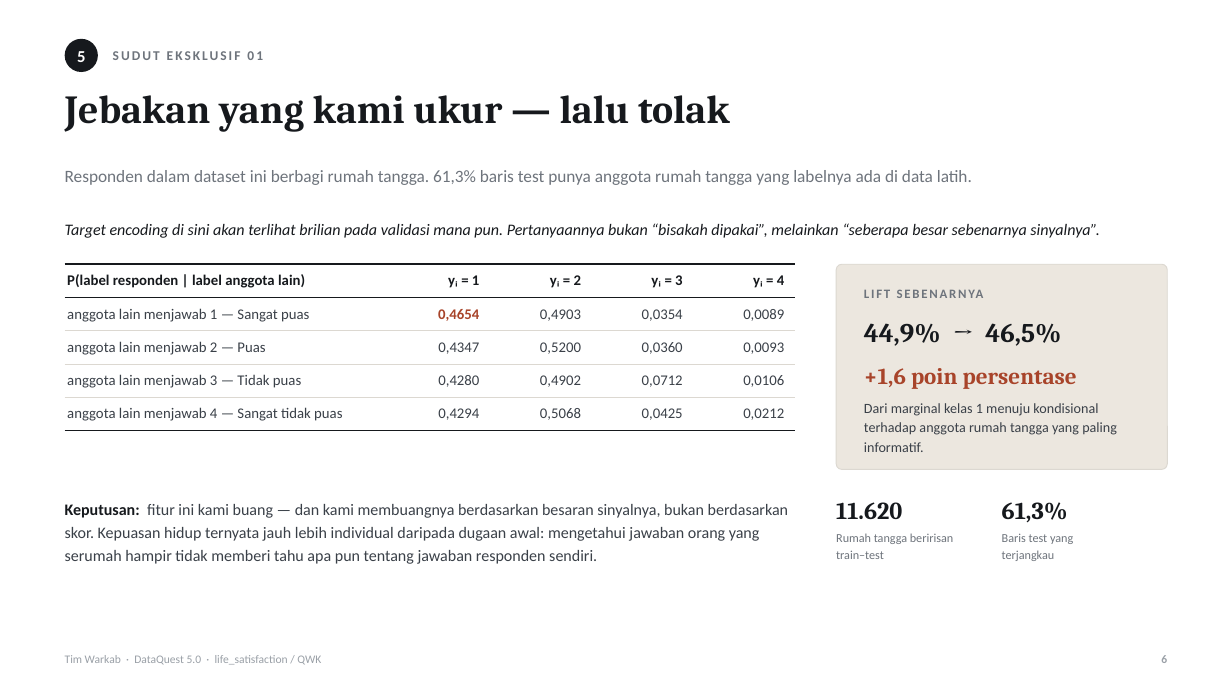
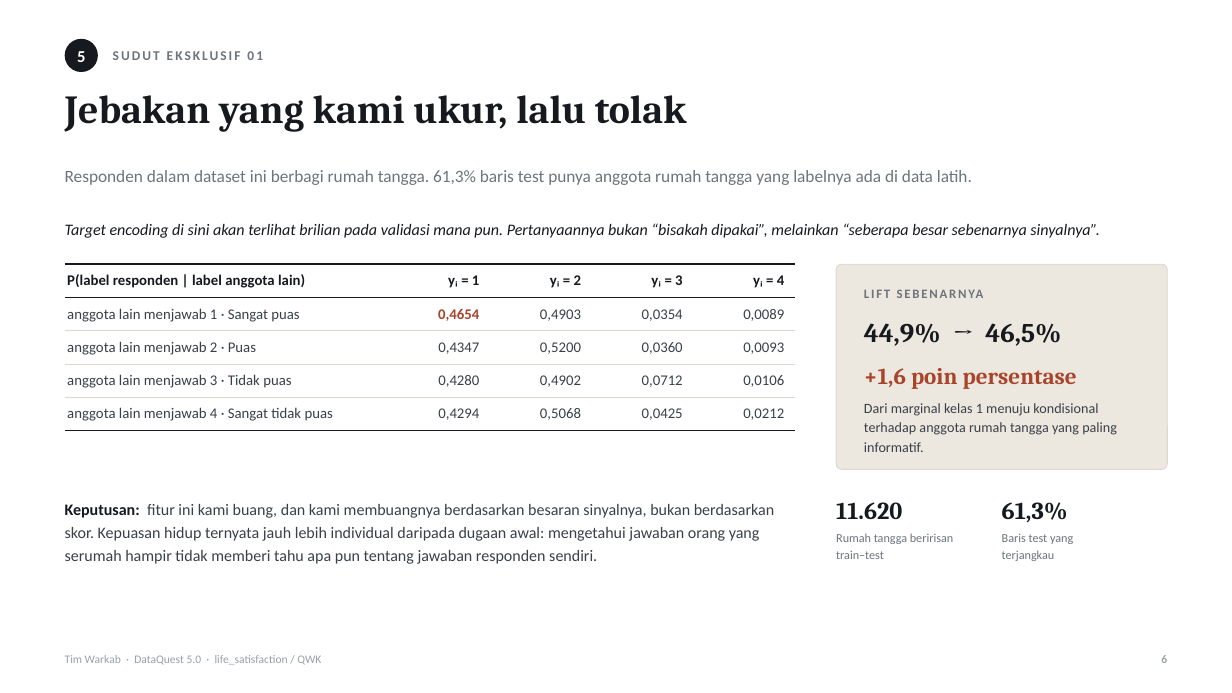
Before and after one commit to MikaelAdikara/DataQuest-Warkab, a slide deck: slide 6 of docs/Pitch_DataQuest5_Warkab.pptx. Drawn at 1232x693 pixels with LibreOffice and Linux fonts; fonts in the diff are those of the drawing. Boxes give left, top, right and bottom in pixels: in the first picture for what was removed or moved away, otherwise in the second. Text is boxed around its words. In the diff, an @@ line names an element or a change of style, - is before the commit and + after.

```diff
--- a/docs/Pitch_DataQuest5_Warkab.pptx
+++ b/docs/Pitch_DataQuest5_Warkab.pptx
@@ text at <box>65,95,687,132</box>: text changed @@
-Jebakan yang kami ukur — lalu tolak
+Jebakan yang kami ukur, lalu tolak
@@ table at <box>65,264,795,425</box> @@
-row 2, column 1: anggota lain menjawab 1 — Sangat puas
+row 2, column 1: anggota lain menjawab 1 · Sangat puas
-row 3, column 1: anggota lain menjawab 2 — Puas
+row 3, column 1: anggota lain menjawab 2 · Puas
-row 4, column 1: anggota lain menjawab 3 — Tidak puas
+row 4, column 1: anggota lain menjawab 3 · Tidak puas
-row 5, column 1: anggota lain menjawab 4 — Sangat tidak puas
+row 5, column 1: anggota lain menjawab 4 · Sangat tidak puas
@@ text at <box>65,504,774,564</box>: text changed @@
-Keputusan: fitur ini kami buang — dan kami membuangnya berdasarkan besaran sinyalnya, bukan berdasarkan skor. Kepuasan hidup ternyata jauh lebih individual daripada dugaan awal: mengetahui jawaban orang yang serumah hampir tidak memberi tahu apa pun tentang jawaban responden sendiri.
+Keputusan: fitur ini kami buang, dan kami membuangnya berdasarkan besaran sinyalnya, bukan berdasarkan skor. Kepuasan hidup ternyata jauh lebih individual daripada dugaan awal: mengetahui jawaban orang yang serumah hampir tidak memberi tahu apa pun tentang jawaban responden sendiri.
```
Also in this commit, not shown: 21 other slides changed, 4 other files.
